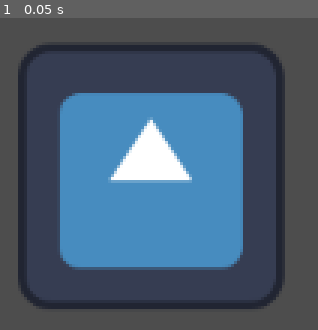
Above: before the commit, frame 1.
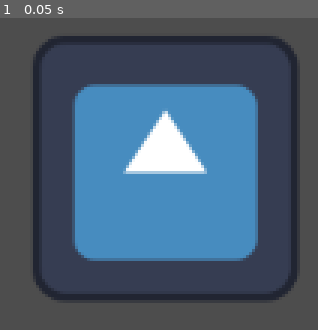
Above: after the commit, the same moment.

Repository: zixuany7791/The-New-Settlement
Game: Godot game, scene res://node_2d.tscn
Two runs of this game, one before a commit and one after it. Both use one fixed random seed, a clock stepped at 60 frames per second and the inputs below. The engine's default icon, where the game draws it, is replaced by a stand-in: a white triangle on a blue panel in a dark square.
Inputs:
- Up to frame 1 (0.05 s): no input

The runs differ from the first frame. In frame 1, 25% of the frame differs, in the area x 5-94%, y 5-94%.

Commit message:
merge conflict testing
merge

Diff:
--- a/movement.gd
+++ b/movement.gd
@@ -1,7 +1,8 @@
 extends CharacterBody2D
 
 @export var speed = 400
-
+const SPEED = 300.0
+const JUMP_VELOCITY = -400.0
 func get_input():
 	var input_direction = Input.get_vector("left", "right", "up", "down")
 	velocity = input_direction * speed
--- a/node_2d.tscn
+++ b/node_2d.tscn
@@ -21,7 +21,7 @@
 shape = SubResource("RectangleShape2D_cbba5")
 
 [node name="CharacterBody2D" parent="CollisionShape2D4" instance=ExtResource("1_oivte")]
-position = Vector2(-90.3125, -89)
+position = Vector2(-83.313, -93)
 
 [node name="CollisionShape2D" type="CollisionShape2D" parent="."]
 position = Vector2(580, 860)
